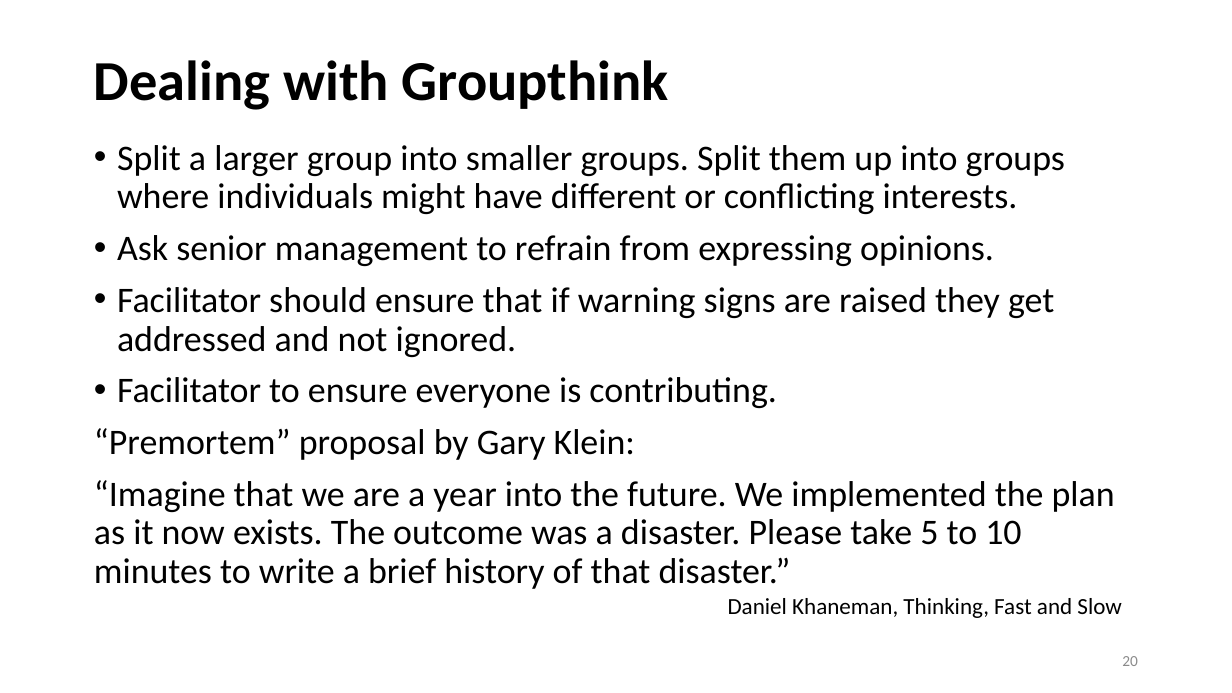
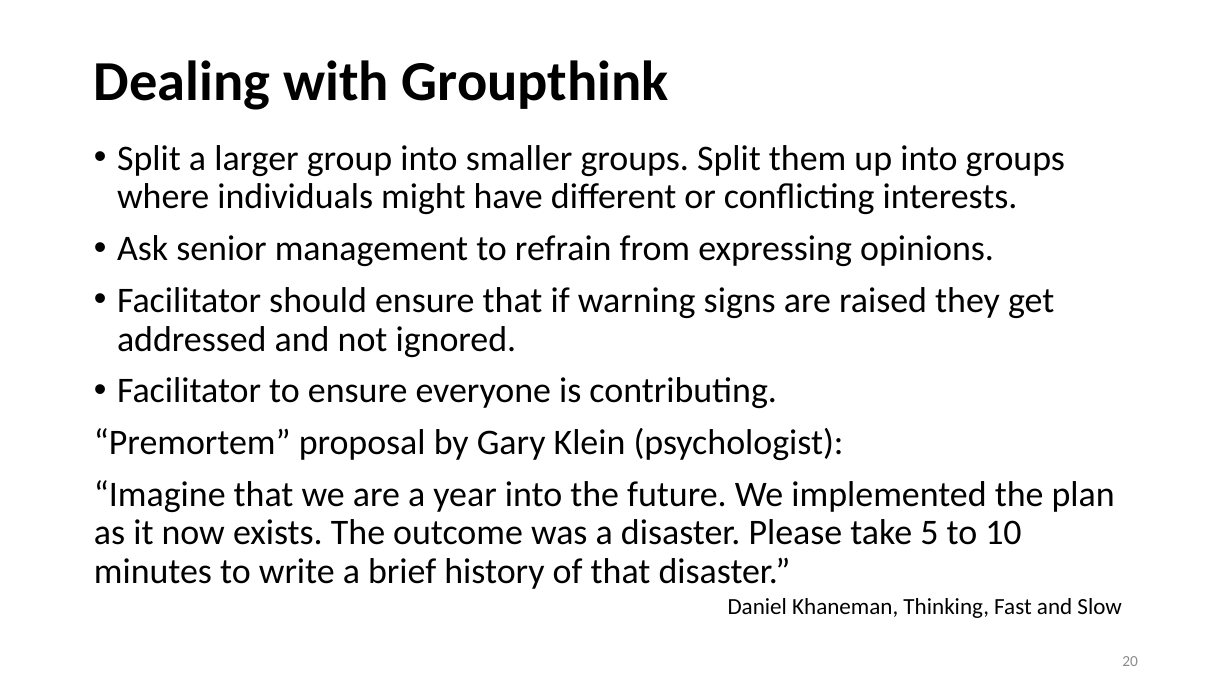
Before and after one commit to OSUso/FAIR-Open-Course, a slide deck: slide 20 of FAIR Open Course - Module 01b - Cognitive Biases.pptx. Drawn at 1232x693 pixels with LibreOffice and Linux fonts; fonts in the diff are those of the drawing. Boxes give left, top, right and bottom in pixels: in the first picture for what was removed or moved away, otherwise in the second. Text is boxed around its words. In the diff, an @@ line names an element or a change of style, - is before the commit and + after.

```diff
--- a/FAIR Open Course - Module 01b - Cognitive Biases.pptx
+++ b/FAIR Open Course - Module 01b - Cognitive Biases.pptx
@@ text at box(94, 428, 844, 460): text changed @@
-“Premortem” proposal by Gary Klein:
+“Premortem” proposal by Gary Klein (psychologist):
```
Also in this commit, not shown: 8 other slides changed, 2 other files.
